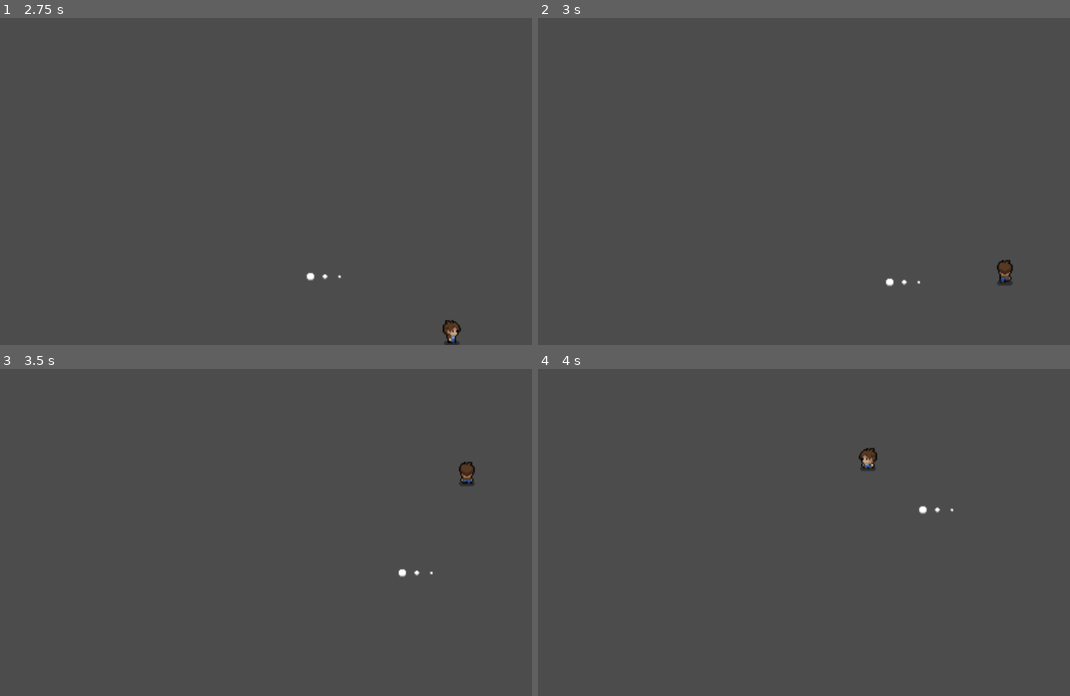
Above: before the commit, frames 1-4 (two rows, left to right).
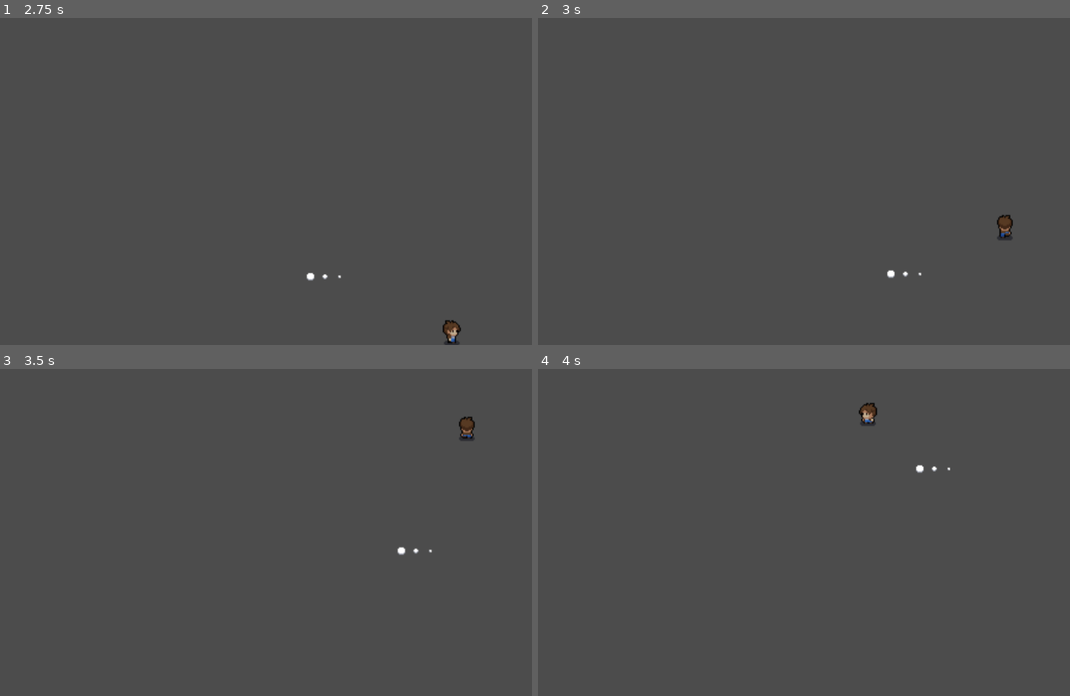
Above: after the commit, the same moments.

Repository: g6no/Gamejam-Thingy-2
Game: Godot game, scene res://MainRoom.tscn
Two runs of this game, one before a commit and one after it. Both use one fixed random seed, a clock stepped at 60 frames per second and the inputs below.
Inputs:
- Up to frame 1 (2.75 s): tap Enter at 0.5 s; hold Right (ui_right) 0.53-1.28 s; tap E (dash, bound only after the commit) at 0.6, 1.55, 2.1 s; tap Space at 1.25 s; hold Down (ui_down) 1.28-2.03 s; tap Q (attack) at 1.35 s; hold Right (ui_right) from 2.03 s (still down)
- Up to frame 2 (3 s): release Right (ui_right) at 2.78 s; hold Up (ui_up) from 2.78 s (still down); tap E (dash, bound only after the commit) at 2.85 s
- Up to frame 3 (3.5 s): keep holding Up (ui_up)
- Up to frame 4 (4 s): release Up (ui_up) at 3.53 s; hold Left (ui_left) from 3.53 s (still down); hold Q (attack) from 3.53 s (still down); tap E (dash, bound only after the commit) at 3.8 s

Frame 1 is identical in both runs. In frame 2, 0.5% of the frame differs, in the area x 65-90%, y 60-83%; in frame 3, 0.5%; in frame 4, 0.5%, in the area x 60-79%, y 10-45%.

Commit message:
added dash

Diff:
--- a/GamejamThingy/Player.gd
+++ b/GamejamThingy/Player.gd
@@ -13,15 +13,24 @@
 var cannot_attack : bool = false
 
 
+var dash_unlocked : bool = true
+var can_dash : bool = true
+
+
+
+
 #Exported variables
 export var move_speed = 250
 export var damage = 10
 export var interact_dist = 70
+export var dash_multiplier = 4
 
 #onready variables
 onready var ray_cast = $RayCast2D
 onready var anim = $AnimatedSprite
 onready var attack_timer = $AttackAnimationTimer
+onready var dash_time = $DashTime
+onready var dash_cooldown = $DashCooldown
 #onready var ui = get_node("/root/MainScene/CanvasLayer/UI")
 
 func _physics_process(delta):
@@ -44,6 +53,8 @@
 		is_attacking = true
 		play_attack(facing_dir)
 		attack()
+	if Input.is_action_just_pressed("dash") and can_dash and dash_unlocked:
+		dash()
 
 	vel = vel.normalized()
 	move_and_slide(vel*move_speed, Vector2.ZERO)
@@ -119,3 +130,18 @@
 		var colliding_node = ray_cast.get_collider()
 		if colliding_node is KinematicBody2D:
 			colliding_node.take_damage(damage)
+
+func dash():
+	can_dash = false
+	dash_cooldown.start()
+	dash_time.start()
+	move_speed *= dash_multiplier
+
+
+func _on_DashTime_timeout():
+	move_speed /= dash_multiplier
+
+
+
+func _on_DashCooldown_timeout():
+	can_dash = true
--- a/GamejamThingy/Player.tscn
+++ b/GamejamThingy/Player.tscn
@@ -285,3 +285,14 @@
 
 [node name="AttackAnimationTimer" type="Timer" parent="."]
 wait_time = 0.5
+
+[node name="DashCooldown" type="Timer" parent="."]
+wait_time = 2.0
+one_shot = true
+
+[node name="DashTime" type="Timer" parent="."]
+wait_time = 0.05
+one_shot = true
+
+[connection signal="timeout" from="DashCooldown" to="." method="_on_DashCooldown_timeout"]
+[connection signal="timeout" from="DashTime" to="." method="_on_DashTime_timeout"]
--- a/GamejamThingy/project.godot
+++ b/GamejamThingy/project.godot
@@ -60,6 +60,11 @@
 , Object(InputEventMouseButton,"resource_local_to_scene":false,"resource_name":"","device":0,"alt":false,"shift":false, …(202 unchanged characters)…
  ]
 }
+dash={
+"deadzone": 0.5,
+"events": [ Object(InputEventKey,"resource_local_to_scene":false,"resource_name":"","device":0,"alt":false,"shift":false,"control":false,"meta":false,"command":false,"pressed":false,"scancode":69,"physical_scancode":0,"unicode":0,"echo":false,"script":null)
+ ]
+}
 
 [physics]
 
